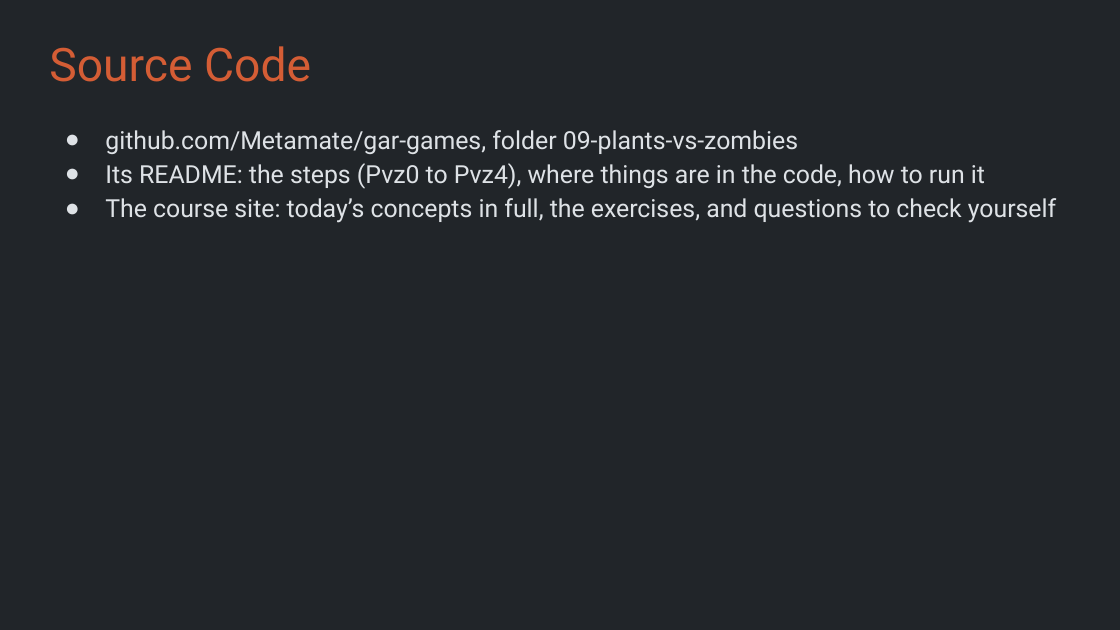
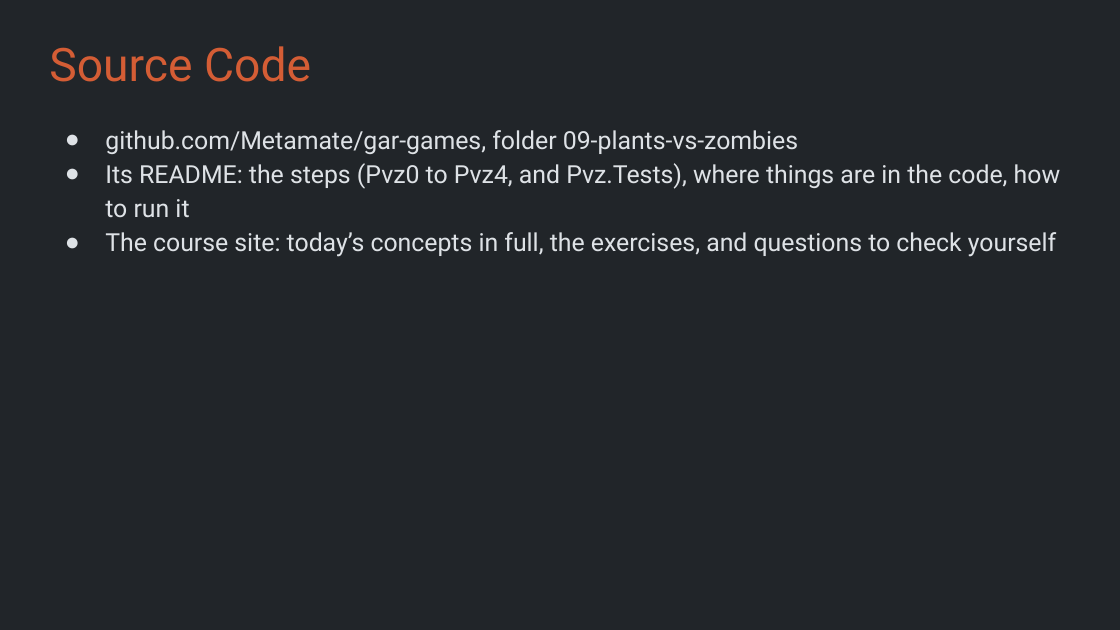
Before and after one commit to Metamate/gar, a slide deck: slide 5 of slides/09 Plants vs. Zombies.pptx. Drawn at 1120x630 pixels with LibreOffice and Linux fonts; fonts in the diff are those of the drawing. Boxes give left, top, right and bottom in pixels: in the first picture for what was removed or moved away, otherwise in the second. Text is boxed around its words. In the diff, an @@ line names an element or a change of style, - is before the commit and + after.

```diff
--- a/slides/09 Plants vs. Zombies.pptx
+++ b/slides/09 Plants vs. Zombies.pptx
@@ text at (105, 163, 1061, 218): text changed @@
-● Its README: the steps (Pvz0 to Pvz4), where things are in the code, how to run it
+● Its README: the steps (Pvz0 to Pvz4, and Pvz.Tests), where things are in the code, how to run it
```
Also in this commit, not shown: 2 slides added, 25 other files.
